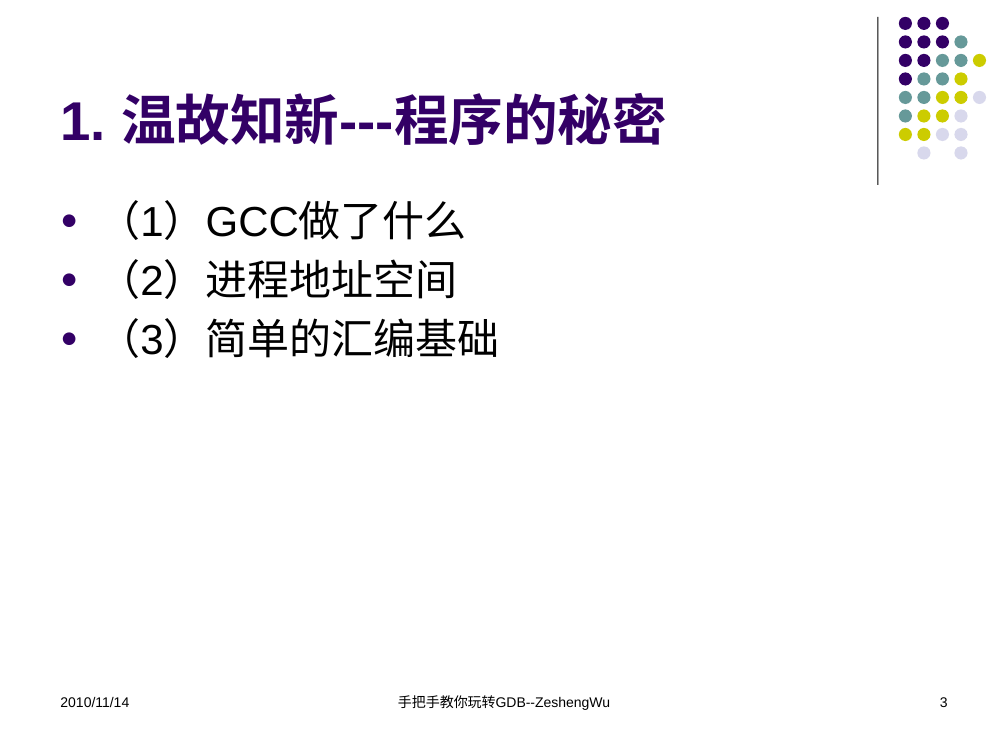
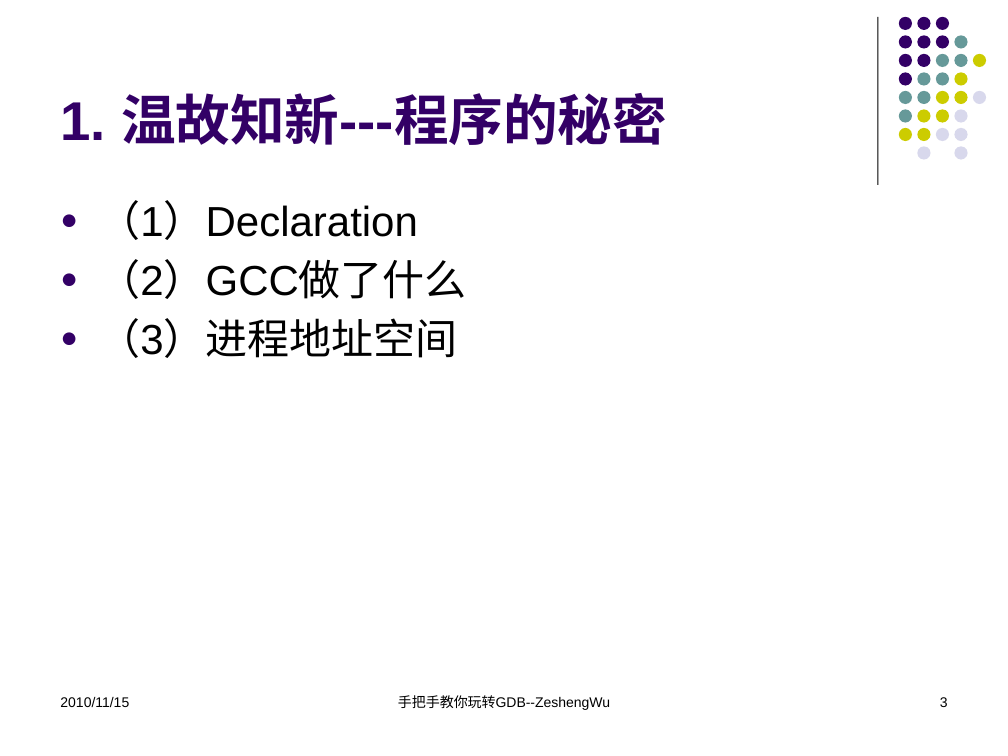
Before and after one commit to KublaikhanGeek/reactor, a slide deck: slide 3 of docs/手把手教你玩转GDB/手把手教你玩转GDB.pptx. Drawn at 1008x756 pixels with LibreOffice and Linux fonts; fonts in the diff are those of the drawing. Boxes give left, top, right and bottom in pixels: in the first picture for what was removed or moved away, otherwise in the second. Text is boxed around its words. In the diff, an @@ line names an element or a change of style, - is before the commit and + after.

```diff
--- a/docs/手把手教你玩转GDB/手把手教你玩转GDB.pptx
+++ b/docs/手把手教你玩转GDB/手把手教你玩转GDB.pptx
@@ text at box(98, 200, 467, 358): text changed @@
-● （1）GCC做了什么
-● （2）进程地址空间
-● （3）简单的汇编基础
+● （1）Declaration
+● （2）GCC做了什么
+● （3）进程地址空间
@@ text at box(60, 697, 129, 707): text changed @@
-2010/11/14
+2010/11/15
```
Also in this commit, not shown: 51 other slides changed, 2 slides added, 2 slides removed, 1 other file.
